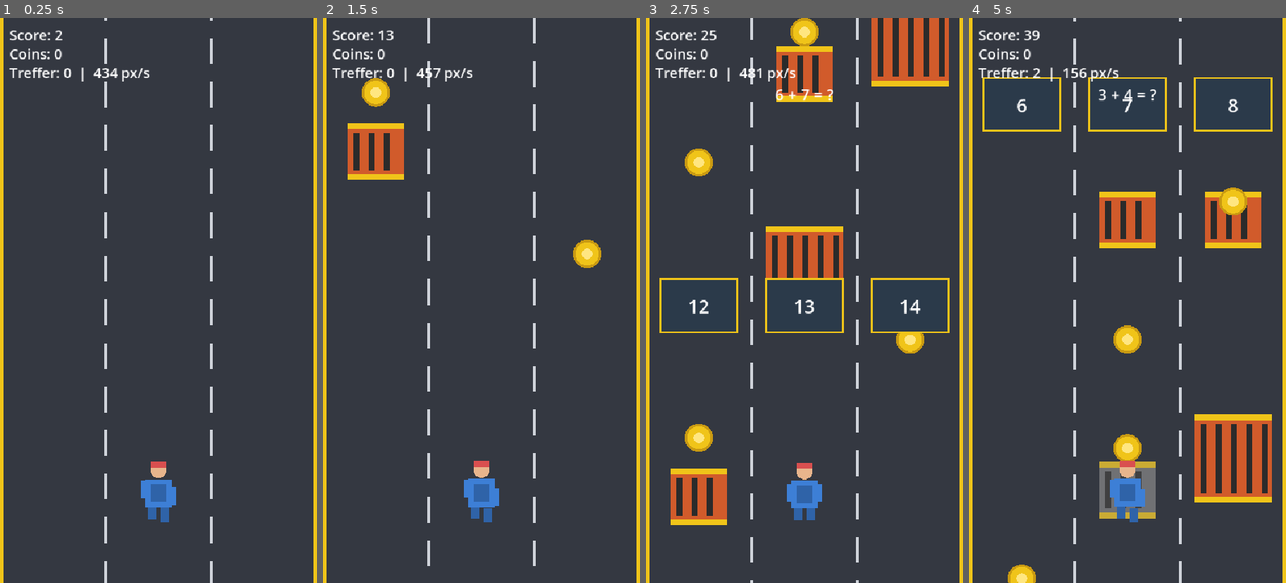
Above: before the commit, frames 1-4 (left to right).
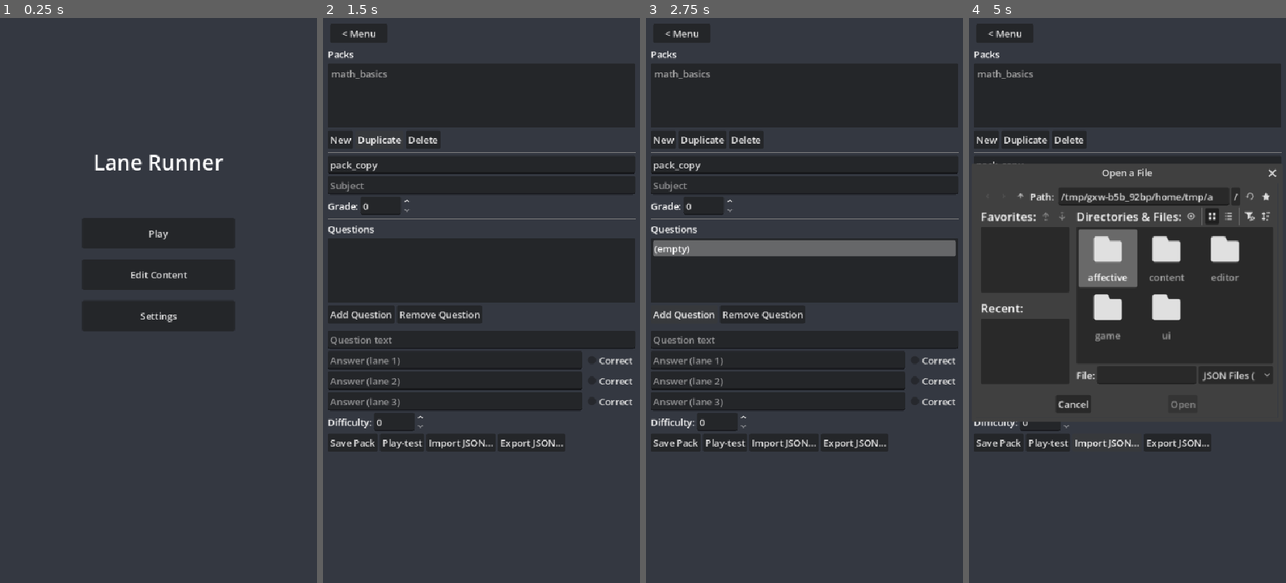
Above: after the commit, the same moments.

Repository: LauxThomas/AffectiveFlowAI_Engine
Game: Godot game, scene res://ui/main_menu.tscn
Same seed, same stepped clock (60 frames per second), same inputs: the game is played once before the commit and once after it. Before the commit the project starts from res://game/main.tscn.
Inputs (mouse positions are in pixels of both pictures, inside the frame that each line leads up to):
- Up to frame 1 (0.25 s): no input
- Up to frame 2 (1.5 s): click (481, 272) at 0.5 s, where only the run after the commit has a clickable "Edit Content"; click (380, 142) at 1.25 s, where only the run after the commit has a clickable "Duplicate"
- Up to frame 3 (2.75 s): click (684, 311) at 2 s, where only the run after the commit has a clickable "Add Question"
- Up to frame 4 (5 s): click (1086, 311) at 2.75 s, where only the run after the commit has a clickable "Remove Question"; click (1257, 362) at 3.5 s, where only the run after the commit has a clickable "Correct"; click (1108, 441) at 4.25 s, where only the run after the commit has a clickable "Import JSON..."

The runs differ from the first frame. In frame 1, 5.4% of the frame differs, in the area x 0-100%, y 0-100%; in frame 2, 11%; in frame 3, 23%; in frame 4, 25%.

Commit message:
Add Content Editor and Main Menu, switch project main scene
Adds a minimal main menu (Play / Edit Content / Settings) and the
educator-facing Content Editor: pack list with new/duplicate/delete
(delete only for authored user://content/ packs), pack meta fields,
question list, and a question editor with shared-ButtonGroup correct-
answer marking. Validation reuses ContentPackLoader.validate_pack() -
the same rules the game enforces at load time. Play-test saves first,
then hands off via GameSession.forced_pack_id. Import/Export use a
desktop FileDialog, explicitly disabled with a tooltip on Web. Adds
ContentPackLoader.is_user_pack()/delete_user_pack(). project.godot's
run/main_scene now points at the menu - its second and final change.

Verified end-to-end: clean import/export/runtime with the menu as main
scene; separately pointed main scene at the editor and called its
handler methods directly (headless can't click buttons) to simulate a
full New Pack -> add question -> fill fields -> Save cycle, confirming
the file is created, reloads with every field intact, and deletes
cleanly; also confirmed a question with no correct answer marked is
correctly rejected with a clear message and no file written.

Diff:
--- a/affective/content_pack_loader.gd
+++ b/affective/content_pack_loader.gd
@@ -38,6 +38,16 @@
 	file.store_string(JSON.stringify(pack, "\t"))
 	file.close()
 	return true
+
+# Only user://content/ packs can be deleted - bundled res://content/ packs
+# are read-only in exported builds and can only be overridden, not removed.
+static func is_user_pack(pack_id: String) -> bool:
+	return FileAccess.file_exists(USER_CONTENT_DIR + pack_id + ".json")
+
+static func delete_user_pack(pack_id: String) -> void:
+	var path: String = USER_CONTENT_DIR + pack_id + ".json"
+	if FileAccess.file_exists(path):
+		DirAccess.remove_absolute(path)
 
 # existing_ids is the set of OTHER packs' ids (exclude the pack's own prior
 # id when re-validating an edit) - used for the "unique pack id" rule.
--- /dev/null
+++ b/editor/content_editor.gd
@@ -0,0 +1,305 @@
+# Educator-facing pack authoring tool - a first-class feature (marketplace/
+# revenue-share path), not a dev tool. Robust-but-not-pretty: validation
+# reuses ContentPackLoader.validate_pack() (same rules the game itself
+# enforces at load time), and Play-test saves first so scene changes never
+# lose in-progress edits.
+extends Control
+
+const LANE_COUNT := 3
+const MAX_DIFFICULTY := 4
+
+@onready var pack_list: ItemList = $Scroll/VBox/PackList
+@onready var pack_id_edit: LineEdit = $Scroll/VBox/PackIdEdit
+@onready var subject_edit: LineEdit = $Scroll/VBox/SubjectEdit
+@onready var grade_spin: SpinBox = $Scroll/VBox/GradeRow/GradeSpin
+@onready var question_list: ItemList = $Scroll/VBox/QuestionList
+@onready var question_text_edit: LineEdit = $Scroll/VBox/QuestionTextEdit
+@onready var difficulty_spin: SpinBox = $Scroll/VBox/DifficultyRow/DifficultySpin
+@onready var validation_label: Label = $Scroll/VBox/ValidationLabel
+@onready var import_dialog: FileDialog = $ImportDialog
+@onready var export_dialog: FileDialog = $ExportDialog
+@onready var back_button: Button = $BackButton
+@onready var new_button: Button = $Scroll/VBox/PackButtons/NewButton
+@onready var duplicate_button: Button = $Scroll/VBox/PackButtons/DuplicateButton
+@onready var delete_button: Button = $Scroll/VBox/PackButtons/DeleteButton
+@onready var add_question_button: Button = $Scroll/VBox/QuestionButtons/AddButton
+@onready var remove_question_button: Button = $Scroll/VBox/QuestionButtons/RemoveButton
+@onready var save_button: Button = $Scroll/VBox/ActionButtons/SaveButton
+@onready var play_test_button: Button = $Scroll/VBox/ActionButtons/PlayTestButton
+@onready var import_button: Button = $Scroll/VBox/ActionButtons/ImportButton
+@onready var export_button: Button = $Scroll/VBox/ActionButtons/ExportButton
+
+var _answer_edits: Array[LineEdit] = []
+var _answer_checks: Array[CheckBox] = []
+var _correct_button_group := ButtonGroup.new()
+
+var _packs: Dictionary = {}
+var _current_pack: Dictionary = {}
+var _current_question_index: int = -1
+var _editing_pack_id: String = ""
+
+func _ready() -> void:
+	for i in LANE_COUNT:
+		var row: Node = get_node("Scroll/VBox/AnswerRow%d" % i)
+		var edit := row.get_node("AnswerEdit") as LineEdit
+		var check := row.get_node("CorrectCheck") as CheckBox
+		check.button_group = _correct_button_group
+		_answer_edits.append(edit)
+		_answer_checks.append(check)
+
+	grade_spin.min_value = 0
+	grade_spin.max_value = 12
+	difficulty_spin.min_value = 0
+	difficulty_spin.max_value = MAX_DIFFICULTY
+
+	back_button.pressed.connect(_on_back_pressed)
+	pack_list.item_selected.connect(_on_pack_selected)
+	new_button.pressed.connect(_on_new_pack_pressed)
+	duplicate_button.pressed.connect(_on_duplicate_pack_pressed)
+	delete_button.pressed.connect(_on_delete_pack_pressed)
+	question_list.item_selected.connect(_on_question_selected)
+	add_question_button.pressed.connect(_on_add_question_pressed)
+	remove_question_button.pressed.connect(_on_remove_question_pressed)
+	save_button.pressed.connect(_on_save_pressed)
+	play_test_button.pressed.connect(_on_play_test_pressed)
+	import_button.pressed.connect(_on_import_pressed)
+	export_button.pressed.connect(_on_export_pressed)
+
+	import_dialog.file_mode = FileDialog.FILE_MODE_OPEN_FILE
+	import_dialog.access = FileDialog.ACCESS_FILESYSTEM
+	import_dialog.filters = PackedStringArray(["*.json ; JSON Files"])
+	import_dialog.file_selected.connect(_on_import_file_selected)
+	export_dialog.file_mode = FileDialog.FILE_MODE_SAVE_FILE
+	export_dialog.access = FileDialog.ACCESS_FILESYSTEM
+	export_dialog.filters = PackedStringArray(["*.json ; JSON Files"])
+	export_dialog.file_selected.connect(_on_export_file_selected)
+
+	# FileDialog still runs on Web, but can only browse the sandboxed
+	# user:// virtual filesystem there, not the visitor's real disk - a
+	# confusing, semantically-wrong "import" if left enabled.
+	if OS.get_name() == "Web":
+		import_button.disabled = true
+		import_button.tooltip_text = "Needs a browser file API (JavaScriptBridge) - TODO"
+		export_button.disabled = true
+		export_button.tooltip_text = "Needs a browser file API (JavaScriptBridge) - TODO"
+
+	_refresh_pack_list()
+	_new_pack()
+
+func _on_back_pressed() -> void:
+	get_tree().change_scene_to_file("res://ui/main_menu.tscn")
+
+func _refresh_pack_list() -> void:
+	_packs = ContentPackLoader.load_merged_packs()
+	pack_list.clear()
+	var ids: Array = _packs.keys()
+	ids.sort()
+	for pack_id in ids:
+		pack_list.add_item(String(pack_id))
+
+func _on_pack_selected(index: int) -> void:
+	var pack_id: String = pack_list.get_item_text(index)
+	var pack: Variant = _packs.get(pack_id, {})
+	if typeof(pack) != TYPE_DICTIONARY:
+		return
+	_load_pack_into_ui((pack as Dictionary).duplicate(true), pack_id)
+
+func _on_new_pack_pressed() -> void:
+	_new_pack()
+
+func _new_pack() -> void:
+	_load_pack_into_ui({"id": "", "subject": "", "grade": 0, "items": []}, "")
+
+func _on_duplicate_pack_pressed() -> void:
+	_save_question_from_ui()
+	var copy: Dictionary = _collect_pack_from_ui().duplicate(true)
+	var base_id: String = String(copy.get("id", "pack"))
+	if base_id.is_empty():
+		base_id = "pack"
+	var new_id: String = base_id + "_copy"
+	var suffix := 2
+	while _packs.has(new_id):
+		new_id = "%s_copy%d" % [base_id, suffix]
+		suffix += 1
+	copy["id"] = new_id
+	_load_pack_into_ui(copy, "")
+
+func _on_delete_pack_pressed() -> void:
+	var pack_id: String = String(_current_pack.get("id", ""))
+	if pack_id.is_empty() or not ContentPackLoader.is_user_pack(pack_id):
+		validation_label.text = "Only authored packs can be deleted (bundled packs can only be overridden)."
+		validation_label.visible = true
+		return
+	ContentPackLoader.delete_user_pack(pack_id)
+	_refresh_pack_list()
+	_new_pack()
+
+func _load_pack_into_ui(pack: Dictionary, editing_id: String) -> void:
+	_current_pack = pack
+	_editing_pack_id = editing_id
+	pack_id_edit.text = String(pack.get("id", ""))
+	subject_edit.text = String(pack.get("subject", ""))
+	grade_spin.value = float(int(pack.get("grade", 0)))
+	_current_question_index = -1
+	_refresh_question_list()
+	var items: Array = _current_pack_items()
+	if not items.is_empty():
+		question_list.select(0)
+		_on_question_selected(0)
+	else:
+		_clear_question_ui()
+	validation_label.visible = false
+
+func _current_pack_items() -> Array:
+	var items: Variant = _current_pack.get("items", [])
+	if typeof(items) != TYPE_ARRAY:
+		items = []
+		_current_pack["items"] = items
+	return items as Array
+
+func _refresh_question_list() -> void:
+	question_list.clear()
+	for item_variant in _current_pack_items():
+		var text := "(empty)"
+		if typeof(item_variant) == TYPE_DICTIONARY:
+			var question: String = String((item_variant as Dictionary).get("question", ""))
+			text = question if not question.is_empty() else "(empty)"
+		question_list.add_item(text)
+
+func _on_question_selected(index: int) -> void:
+	_save_question_from_ui()
+	_current_question_index = index
+	var items: Array = _current_pack_items()
+	if index < 0 or index >= items.size() or typeof(items[index]) != TYPE_DICTIONARY:
+		_clear_question_ui()
+		return
+	var item: Dictionary = items[index] as Dictionary
+	question_text_edit.text = String(item.get("question", ""))
+	var answers: Variant = item.get("answers", [])
+	var answer_array: Array = answers as Array if typeof(answers) == TYPE_ARRAY else []
+	var correct_index: int = int(item.get("correct_index", -1))
+	for i in LANE_COUNT:
+		_answer_edits[i].text = String(answer_array[i]) if i < answer_array.size() else ""
+		_answer_checks[i].button_pressed = (i == correct_index)
+	difficulty_spin.value = float(int(item.get("difficulty", 0)))
+
+func _clear_question_ui() -> void:
+	question_text_edit.text = ""
+	for i in LANE_COUNT:
+		_answer_edits[i].text = ""
+		_answer_checks[i].button_pressed = false
+	difficulty_spin.value = 0
+
+func _save_question_from_ui() -> void:
+	if _current_question_index < 0:
+		return
+	var items: Array = _current_pack_items()
+	if _current_question_index >= items.size():
+		return
+	var answers: Array = []
+	var correct_index := -1
+	for i in LANE_COUNT:
+		answers.append(_answer_edits[i].text)
+		if _answer_checks[i].button_pressed:
+			correct_index = i
+	items[_current_question_index] = {
+		"question": question_text_edit.text,
+		"answers": answers,
+		"correct_index": correct_index,
+		"difficulty": int(difficulty_spin.value),
+	}
+
+func _on_add_question_pressed() -> void:
+	_save_question_from_ui()
+	var items: Array = _current_pack_items()
+	items.append({"question": "", "answers": ["", "", ""], "correct_index": -1, "difficulty": 0})
+	_refresh_question_list()
+	question_list.select(items.size() - 1)
+	_on_question_selected(items.size() - 1)
+
+func _on_remove_question_pressed() -> void:
+	var items: Array = _current_pack_items()
+	if _current_question_index < 0 or _current_question_index >= items.size():
+		return
+	items.remove_at(_current_question_index)
+	_current_question_index = -1
+	_refresh_question_list()
+	if not items.is_empty():
+		question_list.select(0)
+		_on_question_selected(0)
+	else:
+		_clear_question_ui()
+
+func _collect_pack_from_ui() -> Dictionary:
+	_save_question_from_ui()
+	_current_pack["id"] = pack_id_edit.text.strip_edges()
+	_current_pack["subject"] = subject_edit.text.strip_edges()
+	_current_pack["grade"] = int(grade_spin.value)
+	return _current_pack
+
+func _existing_ids_excluding_current() -> Array[String]:
+	var ids: Array[String] = []
+	for pack_id in _packs.keys():
+		var id_string: String = String(pack_id)
+		if id_string != _editing_pack_id:
+			ids.append(id_string)
+	return ids
+
+func _validate_and_save() -> bool:
+	var pack: Dictionary = _collect_pack_from_ui()
+	var errors: Array[String] = ContentPackLoader.validate_pack(pack, LANE_COUNT, _existing_ids_excluding_current())
+	if not errors.is_empty():
+		validation_label.text = errors[0]
+		validation_label.visible = true
+		return false
+	validation_label.visible = false
+	ContentPackLoader.save_user_pack(pack)
+	_editing_pack_id = String(pack.get("id", ""))
+	return true
+
+func _on_save_pressed() -> void:
+	if not _validate_and_save():
+		return
+	_refresh_pack_list()
+	var index: int = _find_pack_index(_editing_pack_id)
+	if index >= 0:
+		pack_list.select(index)
+
+func _find_pack_index(pack_id: String) -> int:
+	for i in pack_list.item_count:
+		if pack_list.get_item_text(i) == pack_id:
+			return i
+	return -1
+
+func _on_play_test_pressed() -> void:
+	if not _validate_and_save():
+		return
+	GameSession.forced_pack_id = _editing_pack_id
+	get_tree().change_scene_to_file("res://game/main.tscn")
+
+func _on_import_pressed() -> void:
+	import_dialog.popup_centered(Vector2i(480, 400))
+
+func _on_export_pressed() -> void:
+	export_dialog.popup_centered(Vector2i(480, 400))
+
+func _on_import_file_selected(path: String) -> void:
+	var text: String = FileAccess.get_file_as_string(path)
+	if text.is_empty():
+		validation_label.text = "Could not read the selected file."
+		validation_label.visible = true
+		return
+	var parsed: Variant = JSON.parse_string(text)
+	if typeof(parsed) != TYPE_DICTIONARY:
+		validation_label.text = "Selected file is not a valid pack (expected a JSON object)."
+		validation_label.visible = true
+		return
+	_load_pack_into_ui(parsed as Dictionary, "")
+
+func _on_export_file_selected(path: String) -> void:
+	var pack: Dictionary = _collect_pack_from_ui()
+	var file := FileAccess.open(path, FileAccess.WRITE)
+	if file == null:
+		return
+	file.store_string(JSON.stringify(pack, "\t"))
+	file.close()
--- /dev/null
+++ b/editor/content_editor.tscn
@@ -0,0 +1,175 @@
+[gd_scene load_steps=2 format=3]
+
+[ext_resource type="Script" path="res://editor/content_editor.gd" id="1"]
+
+[node name="ContentEditor" type="Control"]
+script = ExtResource("1")
+
+[node name="BackButton" type="Button" parent="."]
+offset_left = 12.0
+offset_top = 10.0
+offset_right = 110.0
+offset_bottom = 42.0
+text = "< Menu"
+
+[node name="ImportDialog" type="FileDialog" parent="."]
+title = "Import Pack"
+size = Vector2i(480, 400)
+
+[node name="ExportDialog" type="FileDialog" parent="."]
+title = "Export Pack"
+size = Vector2i(480, 400)
+
+[node name="Scroll" type="ScrollContainer" parent="."]
+offset_left = 8.0
+offset_top = 50.0
+offset_right = 532.0
+offset_bottom = 956.0
+
+[node name="VBox" type="VBoxContainer" parent="Scroll"]
+layout_mode = 2
+size_flags_horizontal = 3
+
+[node name="PacksLabel" type="Label" parent="Scroll/VBox"]
+layout_mode = 2
+text = "Packs"
+
+[node name="PackList" type="ItemList" parent="Scroll/VBox"]
+layout_mode = 2
+custom_minimum_size = Vector2(0, 110)
+
+[node name="PackButtons" type="HBoxContainer" parent="Scroll/VBox"]
+layout_mode = 2
+
+[node name="NewButton" type="Button" parent="Scroll/VBox/PackButtons"]
+layout_mode = 2
+text = "New"
+
+[node name="DuplicateButton" type="Button" parent="Scroll/VBox/PackButtons"]
+layout_mode = 2
+text = "Duplicate"
+
+[node name="DeleteButton" type="Button" parent="Scroll/VBox/PackButtons"]
+layout_mode = 2
+text = "Delete"
+
+[node name="HSeparator1" type="HSeparator" parent="Scroll/VBox"]
+layout_mode = 2
+
+[node name="PackIdEdit" type="LineEdit" parent="Scroll/VBox"]
+layout_mode = 2
+placeholder_text = "Pack id (unique, e.g. math_basics)"
+
+[node name="SubjectEdit" type="LineEdit" parent="Scroll/VBox"]
+layout_mode = 2
+placeholder_text = "Subject"
+
+[node name="GradeRow" type="HBoxContainer" parent="Scroll/VBox"]
+layout_mode = 2
+
+[node name="Label" type="Label" parent="Scroll/VBox/GradeRow"]
+layout_mode = 2
+text = "Grade:"
+
+[node name="GradeSpin" type="SpinBox" parent="Scroll/VBox/GradeRow"]
+layout_mode = 2
+
+[node name="HSeparator2" type="HSeparator" parent="Scroll/VBox"]
+layout_mode = 2
+
+[node name="QuestionsLabel" type="Label" parent="Scroll/VBox"]
+layout_mode = 2
+text = "Questions"
+
+[node name="QuestionList" type="ItemList" parent="Scroll/VBox"]
+layout_mode = 2
+custom_minimum_size = Vector2(0, 110)
+
+[node name="QuestionButtons" type="HBoxContainer" parent="Scroll/VBox"]
+layout_mode = 2
+
+[node name="AddButton" type="Button" parent="Scroll/VBox/QuestionButtons"]
+layout_mode = 2
+text = "Add Question"
+
+[node name="RemoveButton" type="Button" parent="Scroll/VBox/QuestionButtons"]
+layout_mode = 2
+text = "Remove Question"
+
+[node name="HSeparator3" type="HSeparator" parent="Scroll/VBox"]
+layout_mode = 2
+
+[node name="QuestionTextEdit" type="LineEdit" parent="Scroll/VBox"]
+layout_mode = 2
+placeholder_text = "Question text"
+
+[node name="AnswerRow0" type="HBoxContainer" parent="Scroll/VBox"]
+layout_mode = 2
+
+[node name="AnswerEdit" type="LineEdit" parent="Scroll/VBox/AnswerRow0"]
+layout_mode = 2
+size_flags_horizontal = 3
+placeholder_text = "Answer (lane 1)"
+
+[node name="CorrectCheck" type="CheckBox" parent="Scroll/VBox/AnswerRow0"]
+layout_mode = 2
+text = "Correct"
+
+[node name="AnswerRow1" type="HBoxContainer" parent="Scroll/VBox"]
+layout_mode = 2
+
+[node name="AnswerEdit" type="LineEdit" parent="Scroll/VBox/AnswerRow1"]
+layout_mode = 2
+size_flags_horizontal = 3
+placeholder_text = "Answer (lane 2)"
+
+[node name="CorrectCheck" type="CheckBox" parent="Scroll/VBox/AnswerRow1"]
+layout_mode = 2
+text = "Correct"
+
+[node name="AnswerRow2" type="HBoxContainer" parent="Scroll/VBox"]
+layout_mode = 2
+
+[node name="AnswerEdit" type="LineEdit" parent="Scroll/VBox/AnswerRow2"]
+layout_mode = 2
+size_flags_horizontal = 3
+placeholder_text = "Answer (lane 3)"
+
+[node name="CorrectCheck" type="CheckBox" parent="Scroll/VBox/AnswerRow2"]
+layout_mode = 2
+text = "Correct"
+
+[node name="DifficultyRow" type="HBoxContainer" parent="Scroll/VBox"]
+layout_mode = 2
+
+[node name="Label" type="Label" parent="Scroll/VBox/DifficultyRow"]
+layout_mode = 2
+text = "Difficulty:"
+
+[node name="DifficultySpin" type="SpinBox" parent="Scroll/VBox/DifficultyRow"]
+layout_mode = 2
+
+[node name="ValidationLabel" type="Label" parent="Scroll/VBox"]
+layout_mode = 2
+visible = false
+autowrap_mode = 2
+theme_override_colors/font_color = Color(0.9, 0.3, 0.3, 1)
+
+[node name="ActionButtons" type="HBoxContainer" parent="Scroll/VBox"]
+layout_mode = 2
+
+[node name="SaveButton" type="Button" parent="Scroll/VBox/ActionButtons"]
+layout_mode = 2
+text = "Save Pack"
+
+[node name="PlayTestButton" type="Button" parent="Scroll/VBox/ActionButtons"]
+layout_mode = 2
+text = "Play-test"
+
+[node name="ImportButton" type="Button" parent="Scroll/VBox/ActionButtons"]
+layout_mode = 2
+text = "Import JSON..."
+
+[node name="ExportButton" type="Button" parent="Scroll/VBox/ActionButtons"]
+layout_mode = 2
+text = "Export JSON..."
--- a/project.godot
+++ b/project.godot
@@ -20,7 +20,7 @@
 [application]
 
 config/name="Lane Runner"
-run/main_scene="res://game/main.tscn"
+run/main_scene="res://ui/main_menu.tscn"
 config/features=PackedStringArray("4.7")
 
 [display]
--- /dev/null
+++ b/ui/main_menu.gd
@@ -0,0 +1,21 @@
+extends Control
+
+@onready var play_button: Button = $PlayButton
+@onready var edit_content_button: Button = $EditContentButton
+@onready var settings_button: Button = $SettingsButton
+@onready var settings_panel: PanelContainer = $SettingsPanel
+
+func _ready() -> void:
+	settings_panel.visible = false
+	play_button.pressed.connect(_on_play_pressed)
+	edit_content_button.pressed.connect(_on_edit_content_pressed)
+	settings_button.pressed.connect(_on_settings_pressed)
+
+func _on_play_pressed() -> void:
+	get_tree().change_scene_to_file("res://game/main.tscn")
+
+func _on_edit_content_pressed() -> void:
+	get_tree().change_scene_to_file("res://editor/content_editor.tscn")
+
+func _on_settings_pressed() -> void:
+	settings_panel.visible = not settings_panel.visible
--- /dev/null
+++ b/ui/main_menu.tscn
@@ -0,0 +1,55 @@
+[gd_scene load_steps=2 format=3]
+
+[ext_resource type="Script" path="res://ui/main_menu.gd" id="1"]
+
+[node name="MainMenu" type="Control"]
+script = ExtResource("1")
+
+[node name="Background" type="ColorRect" parent="."]
+offset_right = 540.0
+offset_bottom = 960.0
+color = Color(0.203922, 0.219608, 0.254902, 1)
+
+[node name="TitleLabel" type="Label" parent="."]
+offset_left = 40.0
+offset_top = 220.0
+offset_right = 500.0
+offset_bottom = 280.0
+theme_override_font_sizes/font_size = 36
+horizontal_alignment = 1
+text = "Lane Runner"
+
+[node name="PlayButton" type="Button" parent="."]
+offset_left = 140.0
+offset_top = 340.0
+offset_right = 400.0
+offset_bottom = 392.0
+text = "Play"
+
+[node name="EditContentButton" type="Button" parent="."]
+offset_left = 140.0
+offset_top = 410.0
+offset_right = 400.0
+offset_bottom = 462.0
+text = "Edit Content"
+
+[node name="SettingsButton" type="Button" parent="."]
+offset_left = 140.0
+offset_top = 480.0
+offset_right = 400.0
+offset_bottom = 532.0
+text = "Settings"
+
+[node name="SettingsPanel" type="PanelContainer" parent="."]
+offset_left = 40.0
+offset_top = 570.0
+offset_right = 500.0
+offset_bottom = 900.0
+
+[node name="SettingsContent" type="VBoxContainer" parent="SettingsPanel"]
+layout_mode = 2
+
+[node name="PlaceholderLabel" type="Label" parent="SettingsPanel/SettingsContent"]
+layout_mode = 2
+autowrap_mode = 2
+text = "Privacy & data settings coming soon."
Not shown, added: editor/content_editor.gd.uid
Not shown, added: ui/main_menu.gd.uid
Not shown, changed: docs/MVP_SPEC.md
